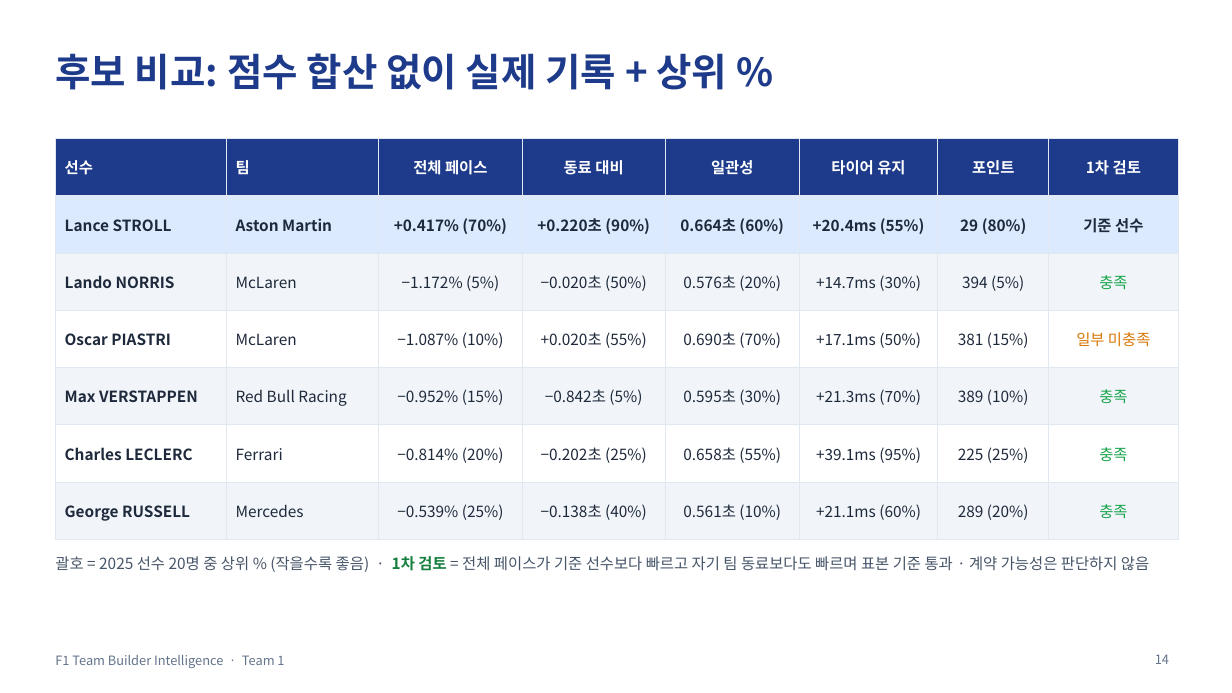
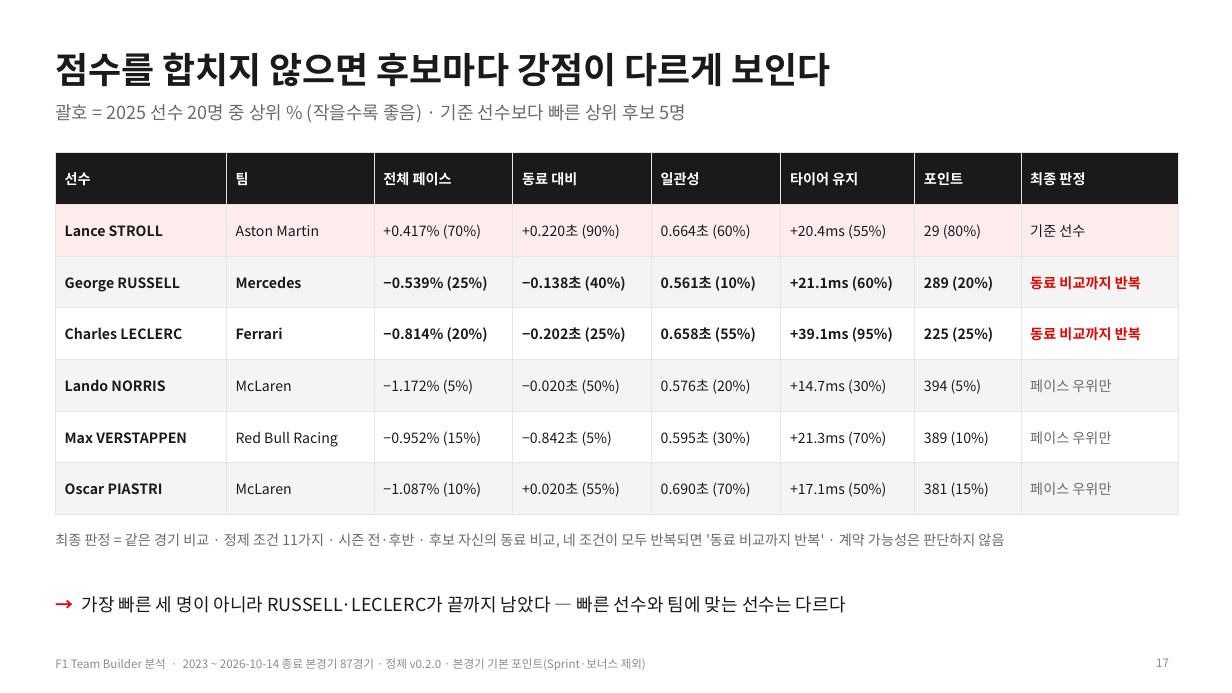
Before and after one commit to encore-ai-campus/mlo-02-p2-team1, a slide deck: slide 17 of docs/F1_TeamBuilder_발표자료.pptx (slide 14 before the commit). Drawn at 1232x693 pixels with LibreOffice and Linux fonts; fonts in the diff are those of the drawing. Boxes give left, top, right and bottom in pixels: in the first picture for what was removed or moved away, otherwise in the second. Text is boxed around its words. In the diff, an @@ line names an element or a change of style, - is before the commit and + after.

```diff
--- a/docs/F1_TeamBuilder_발표자료.pptx
+++ b/docs/F1_TeamBuilder_발표자료.pptx
@@ title removed at (x1=55, y1=53, x2=727, y2=90) @@
-후보 비교: 점수 합산 없이 실제 기록 + 상위 %
@@ title added at (x1=55, y1=52, x2=831, y2=87), 28 pt, text #1A1A1A, bold @@
+점수를 합치지 않으면 후보마다 강점이 다르게 보인다
@@ text added at (x1=55, y1=104, x2=687, y2=123), 14 pt, text #6B6B6B @@
+괄호 = 2025 선수 20명 중 상위 % (작을수록 좋음) · 기준 선수보다 빠른 상위 후보 5명
@@ table at (x1=55, y1=152, x2=1178, y2=501) @@
-row 1, column 8: 1차 검토
+row 1, column 8: 최종 판정
-row 3: Lando NORRIS | McLaren | −1.172% (5%) | −0.020초 (50%) | 0.576초 (20%) | +14.7ms (30%) | 394 (5%) | 충족
+row 3: George RUSSELL | Mercedes | −0.539% (25%) | −0.138초 (40%) | 0.561초 (10%) | +21.1ms (60%) | 289 (20%) | 동료 비교까지 반복
-row 4: Oscar PIASTRI | McLaren | −1.087% (10%) | +0.020초 (55%) | 0.690초 (70%) | +17.1ms (50%) | 381 (15%) | 일부 미충족
+row 4: Charles LECLERC | Ferrari | −0.814% (20%) | −0.202초 (25%) | 0.658초 (55%) | +39.1ms (95%) | 225 (25%) | 동료 비교까지 반복
-row 5: Max VERSTAPPEN | Red Bull Racing | −0.952% (15%) | −0.842초 (5%) | 0.595초 (30%) | +21.3ms (70%) | 389 (10%) | 충족
+row 5: Lando NORRIS | McLaren | −1.172% (5%) | −0.020초 (50%) | 0.576초 (20%) | +14.7ms (30%) | 394 (5%) | 페이스 우위만
-row 6: Charles LECLERC | Ferrari | −0.814% (20%) | −0.202초 (25%) | 0.658초 (55%) | +39.1ms (95%) | 225 (25%) | 충족
+row 6: Max VERSTAPPEN | Red Bull Racing | −0.952% (15%) | −0.842초 (5%) | 0.595초 (30%) | +21.3ms (70%) | 389 (10%) | 페이스 우위만
-row 7: George RUSSELL | Mercedes | −0.539% (25%) | −0.138초 (40%) | 0.561초 (10%) | +21.1ms (60%) | 289 (20%) | 충족
+row 7: Oscar PIASTRI | McLaren | −1.087% (10%) | +0.020초 (55%) | 0.690초 (70%) | +17.1ms (50%) | 381 (15%) | 페이스 우위만
@@ fill #1E3A8A to #1A1A1A in row 1 @@
@@ fill #DBEAFE to #FDECEC in row 2 @@
@@ fill #F1F5F9 to #F4F4F4 in 24 cells @@
@@ size 12 to 11 pt in "선수", "팀", "전체 페이스", "동료 대비" and 11 more places @@
@@ text colour #1E293B to #1A1A1A in "Lance STROLL", "Aston Martin", "+0.417% (70%)", "+0.220초 (90%)" and 4 more places @@
@@ bold off in "Aston Martin", "+0.417% (70%)", "+0.220초 (90%)", "0.664초 (60%)" and 3 more places @@
@@ alignment centre to left @@
@@ borders changed @@
@@ table resized from (x1=55, y1=139, x2=1178, y2=525) to (x1=55, y1=152, x2=1178, y2=501) @@
@@ text at (x1=55, y1=533, x2=1004, y2=547): text changed; size 12 to 11 pt; text colour #475569 to #6B6B6B @@
-괄호 = 2025 선수 20명 중 상위 % (작을수록 좋음) · 1차 검토 = 전체 페이스가 기준 선수보다 빠르고 자기 팀 동료보다도 빠르며 표본 기준 통과 · 계약 가능성은 판단하지 않음
+최종 판정 = 같은 경기 비교 · 정제 조건 11가지 · 시즌 전·후반 · 후보 자신의 동료 비교, 네 조건이 모두 반복되면 '동료 비교까지 반복' · 계약 가능성은 판단하지 않음
@@ text added at (x1=82, y1=596, x2=846, y2=613), 14 pt, text #1A1A1A @@
+→ 가장 빠른 세 명이 아니라 RUSSELL·LECLERC가 끝까지 남았다 — 빠른 선수와 팀에 맞는 선수는 다르다
@@ text removed at (x1=55, y1=655, x2=284, y2=668) @@
-F1 Team Builder Intelligence · Team 1
@@ text added at (x1=55, y1=658, x2=646, y2=671), 9 pt, text #8C8C8C @@
+F1 Team Builder 분석 · 2023 ~ 2026-10-14 종료 본경기 87경기 · 정제 v0.2.0 · 본경기 기본 포인트(Sprint·보너스 제외)
@@ page number removed at (x1=1155, y1=654, x2=1169, y2=664) @@
-14
@@ page number added at (x1=1156, y1=658, x2=1169, y2=667), 9 pt, text #8C8C8C @@
+17
```
Also in this commit, not shown: 9 other slides changed, 16 slides added, 10 slides removed, 1 other file.
